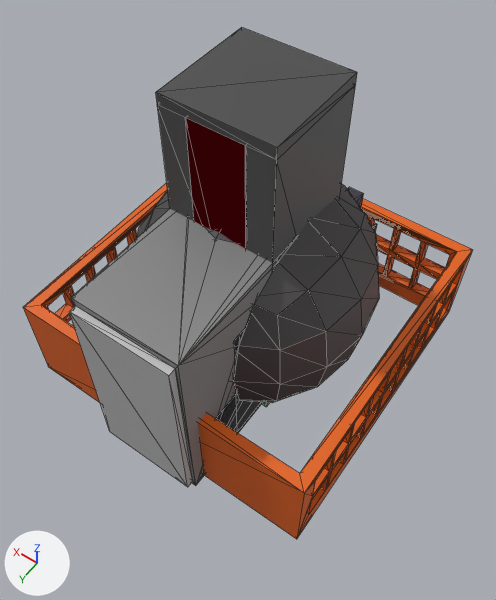
Before and after pictures for a commit that changed the glTF model space_colony_3d/assets/3d_models/ship/space_colony_ship_meshes.glb.
Rendered twice from a 50 mm lens placed at (-2.34, 3.39, 5.92), pointed at (-0.26, 0.48, 1.35). Arrows for +X, +Y and +Z are at lower left; the lights stay in place. Mesh edges are drawn as thin lines. Where no turn or scale is listed for an object, it has been applied to the vertices. Vertices at the same position are counted once.

The first picture shows 'Pod-col', 'door_00-col', 'operation_console-col', 'roof_00-col', 'wall_00'.
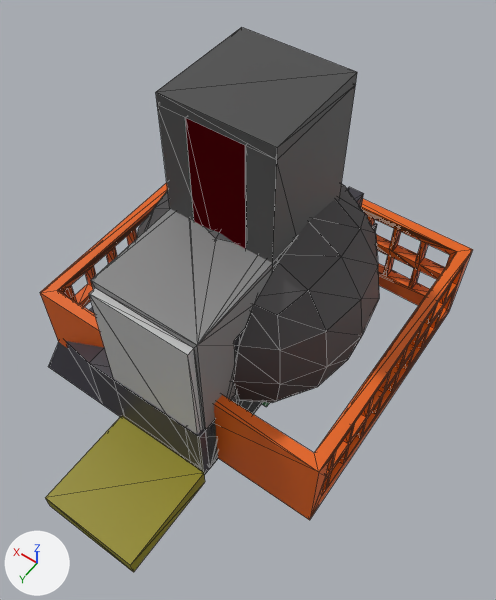
Diff of the bpy script that builds the scene:
```diff
--- a/space_colony_3d/assets/3d_models/ship/space_colony_ship_meshes.glb.py
+++ b/space_colony_3d/assets/3d_models/ship/space_colony_ship_meshes.glb.py
@@ mat_material_011 @@
+mat_material_011 = principled_material('Material.011')
+mat_material_011.base_color = (0.277, 0.241, 0.0)  # yellow #908700
@@ me_cube_005 @@
 # used by ob_pod_col; location = (0.0, 0.0, 0.0)
 # verts and faces of me_cube_005; kept vertices keep their numbers, new ones are numbered from 614
 # before: 552 (-0.47, 1.62, 0.07) at pixel (192, 480), 553 (-0.47, 1.62, 1.93) at pixel (175, 368), 554 (0.47, 1.62, 0.07), 555 (0.47, 1.62, 1.93) at pixel (75, 305), 606 (-0.5, 1.62, 0.0) at pixel (195, 485)
 # before: 607 (-0.5, 1.62, 2.0) at pixel (178, 365), 608 (0.5, 1.62, 0.0), 609 (0.5, 1.62, 2.0) at pixel (70, 297), 610 (-0.47, 1.69, 0.07) at pixel (187, 487), 611 (-0.47, 1.69, 1.93) at pixel (168, 375)
 # before: 612 (0.47, 1.69, 0.07) at pixel (109, 431), 613 (0.47, 1.69, 1.93) at pixel (69, 311)
-me_cube_005.from_pydata(...)  # 614 vertices, 1438 faces; spans x -1.5..1.5, y -1.5..1.69, z -0.14..2.14
+me_cube_005.from_pydata(...)  # 622 vertices, 1450 faces; spans x -1.5..1.5, y -1.5..2.5, z -0.15..2.14
+# me_cube_005 part 1: a new loose piece, a box spanning x -0.5..0.5, y 1.5..2.5, z -0.15..0.05, in mat_material_011 (yellow #8f8700)
+# me_cube_005 part 2
+# 20 vertices in x -1.5..1.5, y 1.33..1.39, z 0.0..1.0 move by (0.0, -0.21, 0.0)
+# 4 vertices in x -1.5..1.5, y 1.5, z 0.0..1.0 move by (0.0, -0.2, 0.0)
+# me_cube_005 part 3
+for i in [*range(552, 556), *range(606, 614)]: verts[i] += (0.0, -0.2, 0.0)
 me_cube_005.materials.append(mat_material)
@@ me_cube_005 @@
 me_cube_005.materials.append(mat_material_010)
+me_cube_005.materials.append(mat_material_011)  # yellow #908700
```

Where the change shows, as pixel boxes (x1, y1, x2, y2) in the pictures (496 x 600 px; the box of a moved part takes in the faces that stretch with it):
'Pod-col', reshaped (10% taller): before (23, 183, 473, 539); after (40, 183, 473, 573)
part 1 of me_cube_005, added (yellow): after (45, 416, 205, 573)
part 2 of me_cube_005, moved or reshaped: before (23, 183, 473, 539); after (40, 183, 473, 520)
part 3 of me_cube_005, moved or reshaped: before (69, 209, 296, 487); after (89, 209, 296, 467)
'operation_console-col', unchanged, uncovered by the edit: before (73, 187, 377, 432); after (49, 187, 377, 475)
